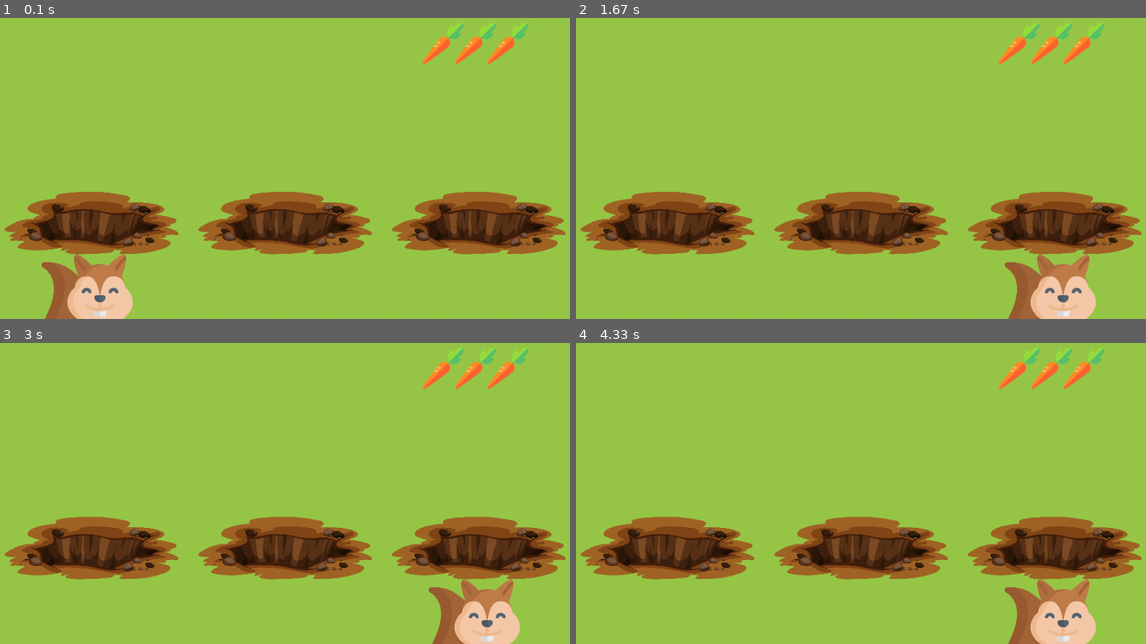
Above: before the commit, frames 1-4 (two rows, left to right).
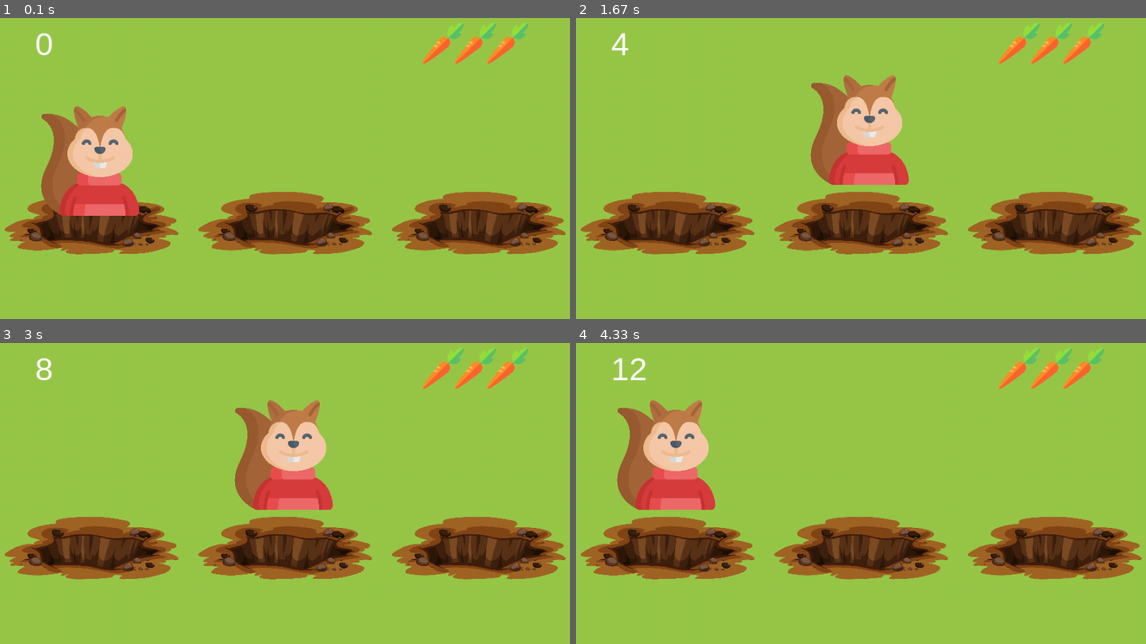
Above: after the commit, the same moments.

Repository: ReutBistry/whack_a_mole_pygame
Game: pygame game, started from main.py
Same seed, same stepped clock (60 frames per second), same inputs: the game is played once before the commit and once after it.
Inputs (mouse positions are in pixels of both pictures, inside the frame that each line leads up to):
- Up to frame 1 (0.1 s): no input
- Up to frame 2 (1.67 s): click (866, 156) at 0.38 s; click (872, 177) at 0.72 s; click (667, 108) at 1.05 s; click (1106, 270) at 1.38 s
- Up to frame 3 (3 s): click (307, 373) at 1.72 s; click (262, 565) at 2.05 s; click (273, 427) at 2.38 s; click (199, 415) at 2.72 s
- Up to frame 4 (4.33 s): click (1037, 454) at 3.05 s; click (1071, 475) at 3.38 s; click (1003, 424) at 3.72 s; click (678, 418) at 4.05 s

The runs differ from the first frame. In frame 1, 7.6% of the frame differs, in the area x 1-38%, y 5-100%; in frame 2, 7.6%; in frame 3, 7.6%; in frame 4, 7.7%, in the area x 1-92%, y 5-100%.

Commit message:
now the squirrel is flying away

Diff:
--- a/constants.py
+++ b/constants.py
@@ -1,5 +1,7 @@
 # ####################### PART 1 ####################### #
 # Window size
+import pygame.font
+
 WINDOW_WIDTH = 1000
 WINDOW_HEIGHT = 500
 
@@ -25,7 +27,7 @@
 # ( formula: [START_X_POS + SPACE_X_POS * index, Y_POS] )
 START_X_POS_SQU = 100   # squirrel
 SPACE_X_POS_SQU = 300
-START_Y_POS_SQU = 400
+START_Y_POS_SQU = 250
 
 START_X_POS_CAR = 700   # carrot
 SPACE_X_POS_CAR = 50
@@ -46,16 +48,22 @@
 HALF_HOLE_IMAGE = "images\\half_hole.png"
 
 # Images size
-HALF_HOLE_WIDTH = 1594 / 6
+HALF_HOLE_WIDTH = 822 / 3
 HALF_HOLE_HEIGHT = 156 / 6
 
 # Text position
 SCORE_TEXT_POS = [100, 45]
 END_TEXT_POS = [300, 170]
-
+FONT = pygame.font.get_fonts()
 # Positions
 MIDLINE = 375  # The line where the squirrel disappears
 
+# square pos
+SQUARE_START_X_POS = START_X_POS_HOL
+SPACE_X_POS_SQUARE = SPACE_X_POS_HOL
+SQUARE_Y_POS = 350
+SQUARE_HEIGHT = HOLE_HEIGHT
+SQUARE_WIDTH = HOLE_WIDTH
 # ####################### PART 3 ####################### #
 # Positions
 SQUIRREL_MAX_Y = 450
--- a/main.py
+++ b/main.py
@@ -5,38 +5,73 @@
 
 def main():
     pygame.init()
+    # screen related staff
     screen_size = (WINDOW_WIDTH, WINDOW_HEIGHT)
     screen = pygame.display.set_mode(screen_size)
+    screen.fill(GREEN)
 
-    squirrel = [(START_X_POS_SQU, START_Y_POS_SQU), (START_X_POS_SQU + SPACE_X_POS_SQU, START_Y_POS_SQU),
-                (START_X_POS_SQU + 2 * SPACE_X_POS_SQU, START_Y_POS_SQU)]
+    # squirrel related staff
+    squirrel = [(START_X_POS_SQU, START_Y_POS_SQU, START_X_POS_HOL),
+                (START_X_POS_SQU + SPACE_X_POS_SQU, START_Y_POS_SQU, START_X_POS_HOL + SPACE_X_POS_HOL),
+                (START_X_POS_SQU + 2 * SPACE_X_POS_SQU, START_Y_POS_SQU, START_X_POS_HOL + SPACE_X_POS_HOL * 2)]
     squirrel_is = False
+    squirrel_direction = "up"
 
-    screen.fill(GREEN)
+    # carrot related stuff
+    carrot_count = 3
+
+    # rating related staff
+    rating_t = False
+    rating_counter = 0
 
     finish = False
     while not finish:
         screen.fill(GREEN)
 
-        for index in range(3):
+        for index in range(carrot_count):
             add_image(CARROT_IMAGE, START_X_POS_CAR + index * SPACE_X_POS_CAR, Y_POS_CAR, CARROT_WIDTH, CARROT_HEIGHT,
                       screen)
+
+        for index in range(3):
             add_image(HOLE_IMAGE, START_X_POS_HOL + index * SPACE_X_POS_HOL, Y_POS_HOL, HOLE_WIDTH, HOLE_HEIGHT, screen)
 
         if not squirrel_is:
-            squirrel_xy = random.choice(squirrel)
-            squirrel_start_x = squirrel_xy[0]
-            squirrel_start_y = squirrel_xy[1]
+            squirrel_x, squirrel_y, hole_x = squirrel_xy(squirrel)
             squirrel_is = True
+            over_the_squirrel(screen, squirrel_x)
+            add_image(HALF_HOLE_IMAGE,  hole_x, MIDLINE, HALF_HOLE_WIDTH, HALF_HOLE_HEIGHT, screen)
+        if not rating_t:
+            rating_t = True
+            rating(screen, FONT, 50, rating_counter)
 
-        add_image(SQUIRREL_IMAGE, squirrel_start_x, squirrel_start_y, SQUIRREL_WIDTH, SQUIRREL_HEIGHT, screen)
+            squirrel_dir, squirrel_is, squirrel_y = squirrel_movement(squirrel_y, squirrel_direction, SQUIRREL_MAX_Y, SQUIRREL_MIN_Y, SQUIRREL_MOVE_Y,
+                                                             carrot_count, squirrel_is)
+        else:
+            squirrel_dir, squirrel_is, squirrel_y = squirrel_movement(squirrel_y, squirrel_direction, SQUIRREL_MAX_Y,
+                        SQUIRREL_MIN_Y, SQUIRREL_MOVE_Y, carrot_count, squirrel_is)
+            add_image(SQUIRREL_IMAGE, squirrel_x, squirrel_y, SQUIRREL_WIDTH, SQUIRREL_HEIGHT, screen)
+
+        add_image(SQUIRREL_IMAGE, squirrel_x, squirrel_y, SQUIRREL_WIDTH, SQUIRREL_HEIGHT, screen)
+        over_the_squirrel(screen, squirrel_x)
+        add_image(HALF_HOLE_IMAGE,  hole_x, MIDLINE, HALF_HOLE_WIDTH, HALF_HOLE_HEIGHT, screen)
+        rating(screen, FONT, 50, rating_counter)
+
         for event in pygame.event.get():
             if event.type == pygame.QUIT:
                 finish = True
             if event.type == pygame.MOUSEBUTTONDOWN:
-                squirrel_eraser(screen, squirrel_start_x, squirrel_start_y)
+                squirrel_dir, squirrel_is, squirrel_y = squirrel_movement(squirrel_y, squirrel_direction, SQUIRREL_MAX_Y, SQUIRREL_MIN_Y, SQUIRREL_MOVE_Y,
+                                  carrot_count, squirrel_is)
+                add_image(SQUIRREL_IMAGE, squirrel_x, squirrel_y, SQUIRREL_WIDTH, SQUIRREL_HEIGHT, screen)
+                add_image(HALF_HOLE_IMAGE, hole_x, MIDLINE, HALF_HOLE_WIDTH, HALF_HOLE_HEIGHT, screen)
 
                 squirrel_is = False
+                rating_t = False
+                rating_counter += 1
+
+        if carrot_count == 0:
+            pygame.quit()
+
         pygame.display.update()
     pygame.quit()
 
@@ -47,11 +82,47 @@
     screen.blit(img, (x_pos, y_pos))
 
 
-def squirrel_eraser(screen, squirrel_start_x, squirrel_start_y):
-    width, height = SQUIRREL_WIDTH, SQUIRREL_HEIGHT
-    blank_surface = pygame.Surface((width, height))
-    blank_surface.fill(GREEN)
-    screen.blit(blank_surface, (squirrel_start_x, squirrel_start_y))
+def squirrel_xy(list_of_pos):
+    squirrel_pos = random.choice(list_of_pos)
+    squirrel_start_x = squirrel_pos[0]
+    squirrel_start_y = squirrel_pos[1]
+    hole_x = squirrel_pos[2]
+    return squirrel_start_x, squirrel_start_y, hole_x
 
 
+def over_the_squirrel(screen, square_x):
+    square = pygame.Rect(square_x, MIDLINE, SQUARE_WIDTH, SQUARE_HEIGHT)
+    pygame.draw.rect(screen, GREEN, square)
+
+
+def rating(screen, font_name, size, massage):
+    font = pygame.font.SysFont(font_name, size)
+    text = font.render(str(massage), True, WHITE)
+    screen.blit(text, SCORE_TEXT_POS)
+
+
+def squirrel_movement(squirrel_y, squirrel_dir, max_y, min_y, movement_speed, carrot_count, squirrel_is):
+    if not squirrel_dir == "down":
+        if not squirrel_y == min_y:
+            squirrel_dir = "up"
+            squirrel_y -= movement_speed
+        else:
+            squirrel_dir = "down"
+    else:
+        if not squirrel_y == max_y:
+            squirrel_dir = "down"
+            squirrel_y += movement_speed
+        else:
+            carrot_count -= 1
+            squirrel_is = False
+            squirrel_dir = "up"
+            pygame.time.wait(50)
+    return squirrel_dir, squirrel_is, squirrel_y
+
+#             squirrel_movement(squirrel_y, squirrel_direction, SQUIRREL_MAX_Y, SQUIRREL_MIN_Y, SQUIRREL_MOVE_Y,
+#                               carrot_count, squirrel_is)
+
 main()
+
+# fix the rating, make it update itself, and show
+# the problem is because "rating counter"
